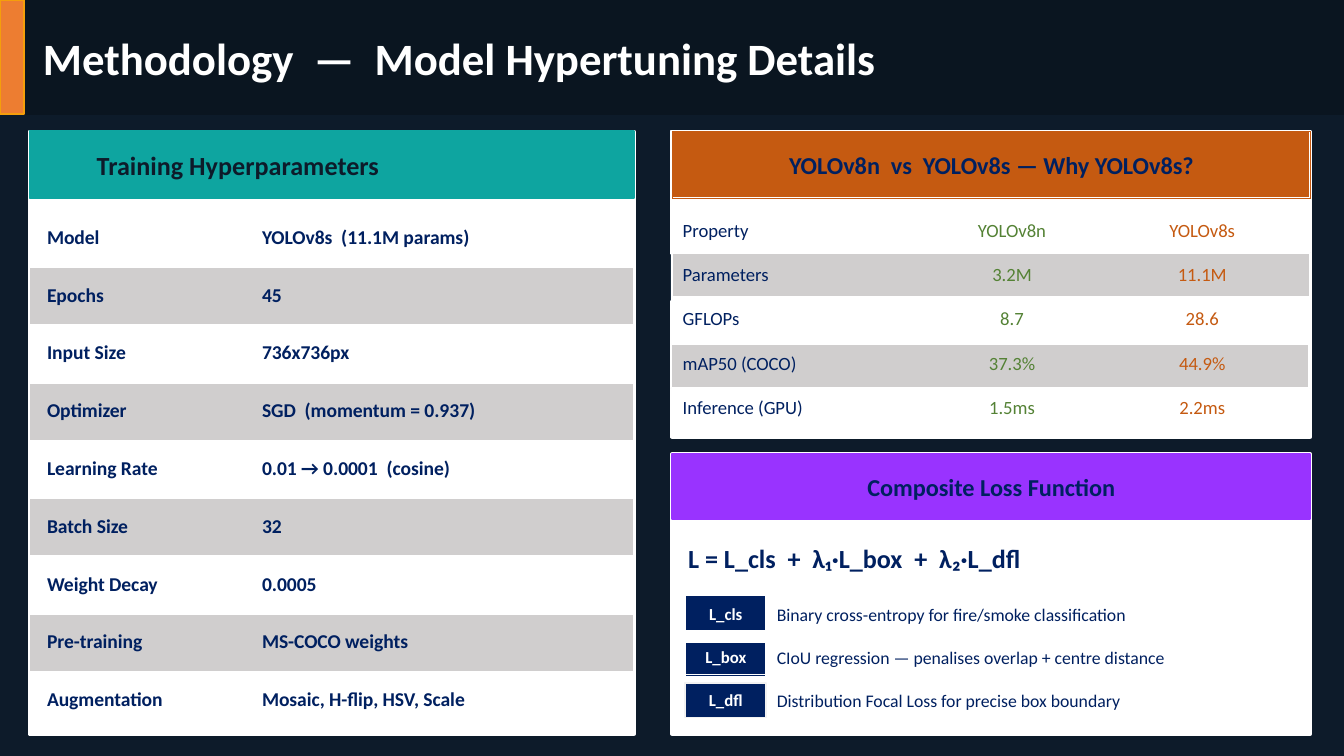
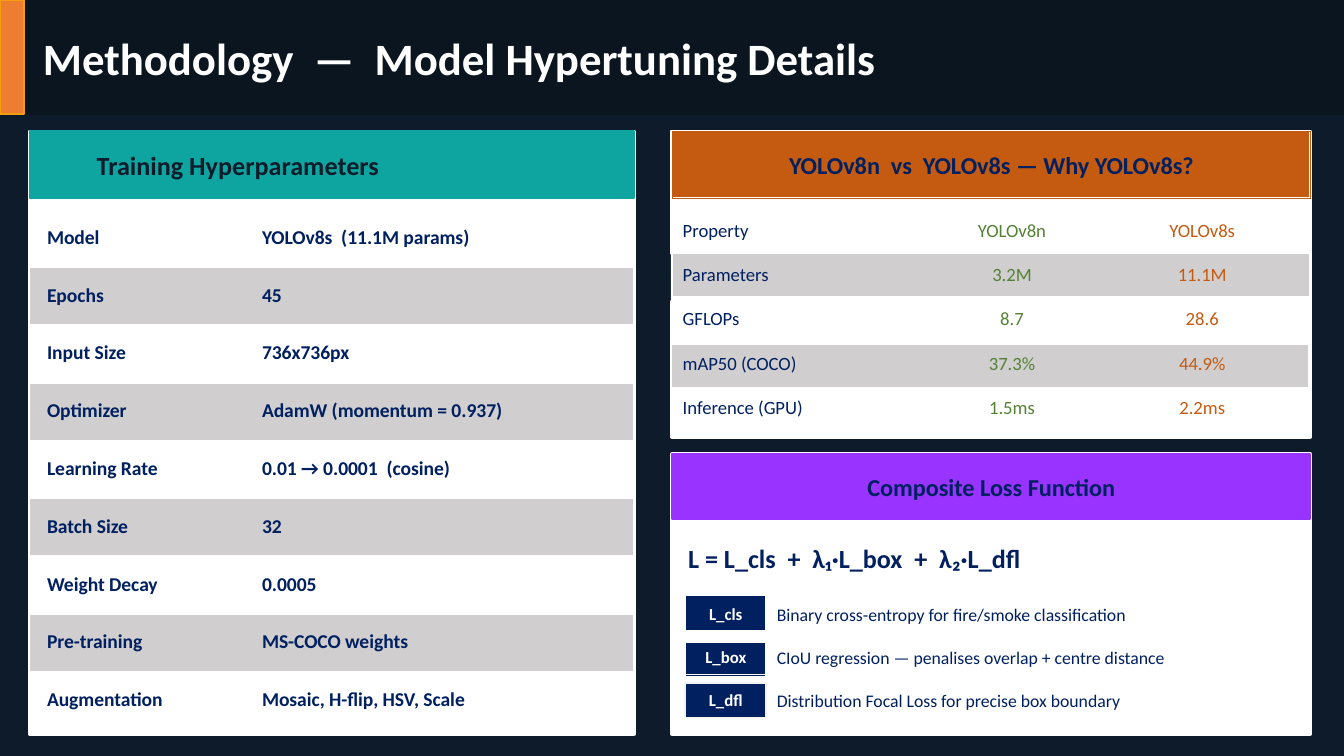
Before and after one commit to Starner22/Cse468-Fire-and-Smoke-Detection, a slide deck: slide 5 of others/Final slides (G7).pptx. Drawn at 1344x756 pixels with LibreOffice and Linux fonts; fonts in the diff are those of the drawing. Boxes give left, top, right and bottom in pixels: in the first picture for what was removed or moved away, otherwise in the second. Text is boxed around its words. In the diff, an @@ line names an element or a change of style, - is before the commit and + after.

Commit message:
Update presentation and add demo video
Replace Final slides (G7).pptx with an updated version and add Video Demo.mp4 to the repository. Includes finalized presentation slides and a new demo video illustrating the project.

```diff
--- a/others/Final slides (G7).pptx
+++ b/others/Final slides (G7).pptx
@@ text at (262, 402, 502, 420): text changed @@
-SGD (momentum = 0.937)
+AdamW (momentum = 0.937)
```
Also in this commit, not shown: 1 other file.
